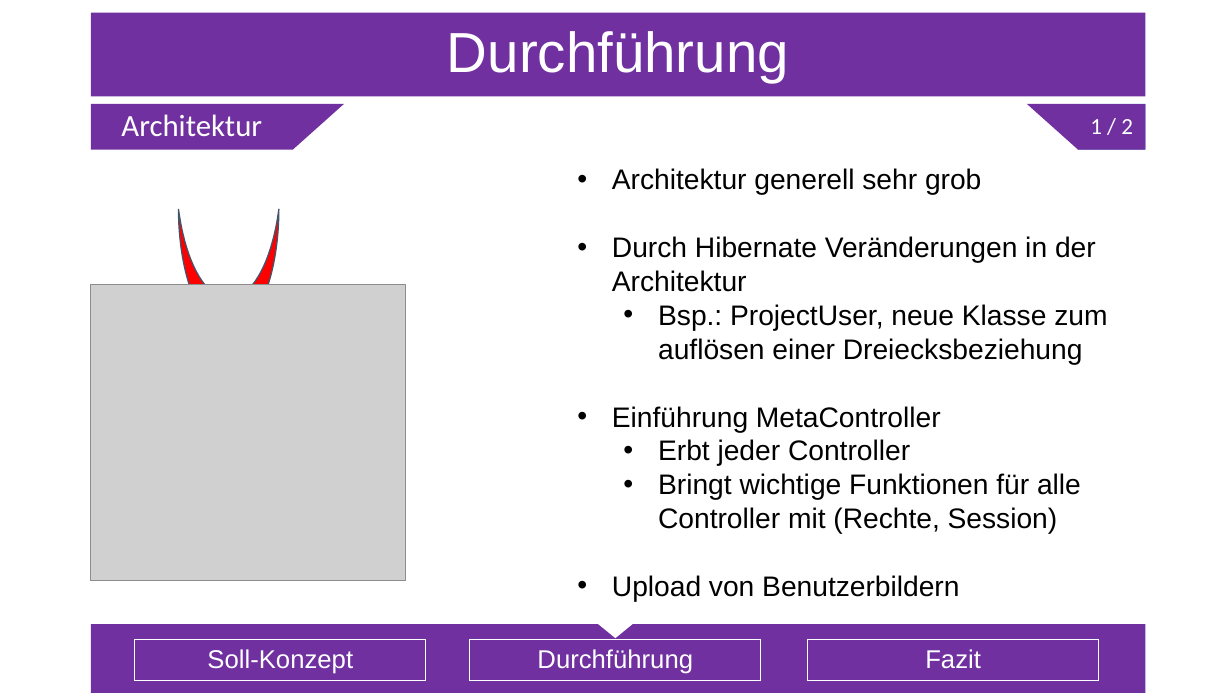
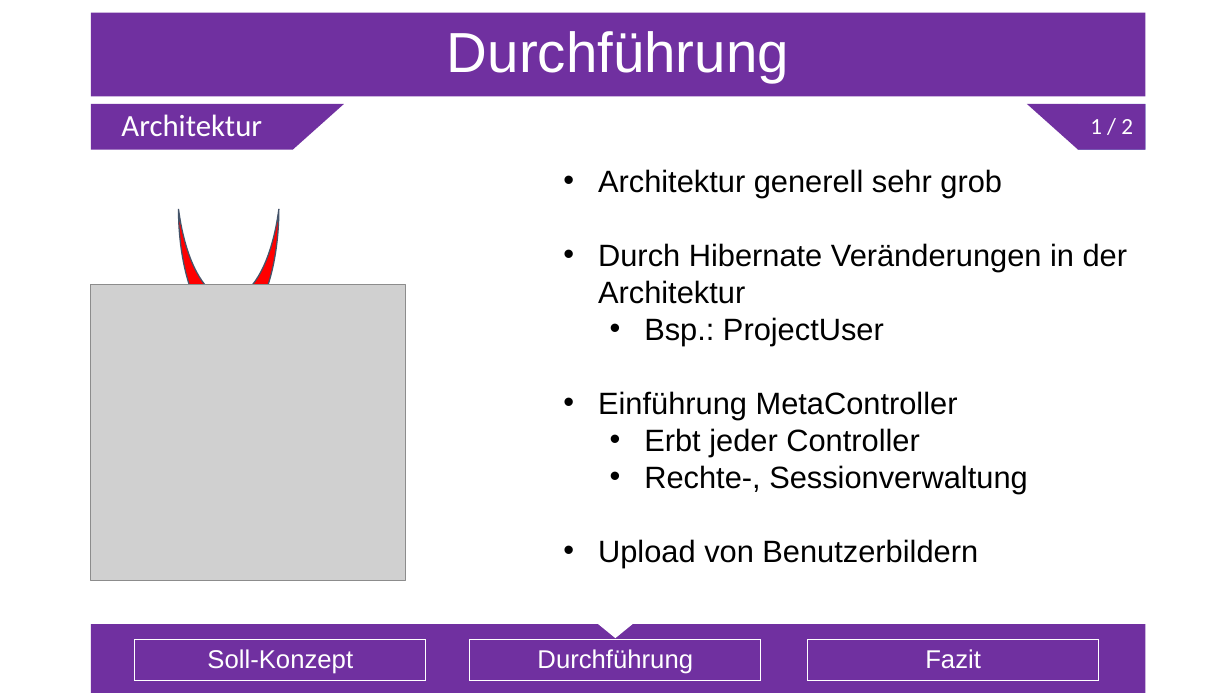
Before and after one commit to Sl0thking/mp_anwen_scrumiverse, a slide deck: slide 17 of Projektpräsentation/Projektpräsentation.pptx. Drawn at 1232x693 pixels with LibreOffice and Linux fonts; fonts in the diff are those of the drawing; grey boxes stand for pictures. Boxes give left, top, right and bottom in pixels: in the first picture for what was removed or moved away, otherwise in the second. Text is boxed around its words. In the diff, an @@ line names an element or a change of style, - is before the commit and + after.

```diff
--- a/Projektpräsentation/Projektpräsentation.pptx
+++ b/Projektpräsentation/Projektpräsentation.pptx
@@ text "Architektur generell sehr grob" moved from (x1=612, y1=168, x2=1107, y2=602) to (x1=598, y1=169, x2=1127, y2=567) @@
@@ text at (x1=598, y1=169, x2=1127, y2=567): size 22 to 24 pt in "Architektur generell sehr grob", "Durch Hibernate Veränderungen in der Architektur", "Einführung MetaController", "Erbt jeder Controller" and 1 more places @@
@@ text at (x1=644, y1=317, x2=884, y2=346): text changed; size 22 to 24 pt @@
-  • Bsp.: ProjectUser, neue Klasse zum auflösen einer Dreiecksbeziehung
+  • Bsp.: ProjectUser
@@ text at (x1=644, y1=465, x2=1028, y2=493): text changed; size 22 to 24 pt @@
-  • Bringt wichtige Funktionen für alle Controller mit (Rechte, Session)
+  • Rechte-, Sessionverwaltung
```
Also in this commit, not shown: 7 other slides changed.
